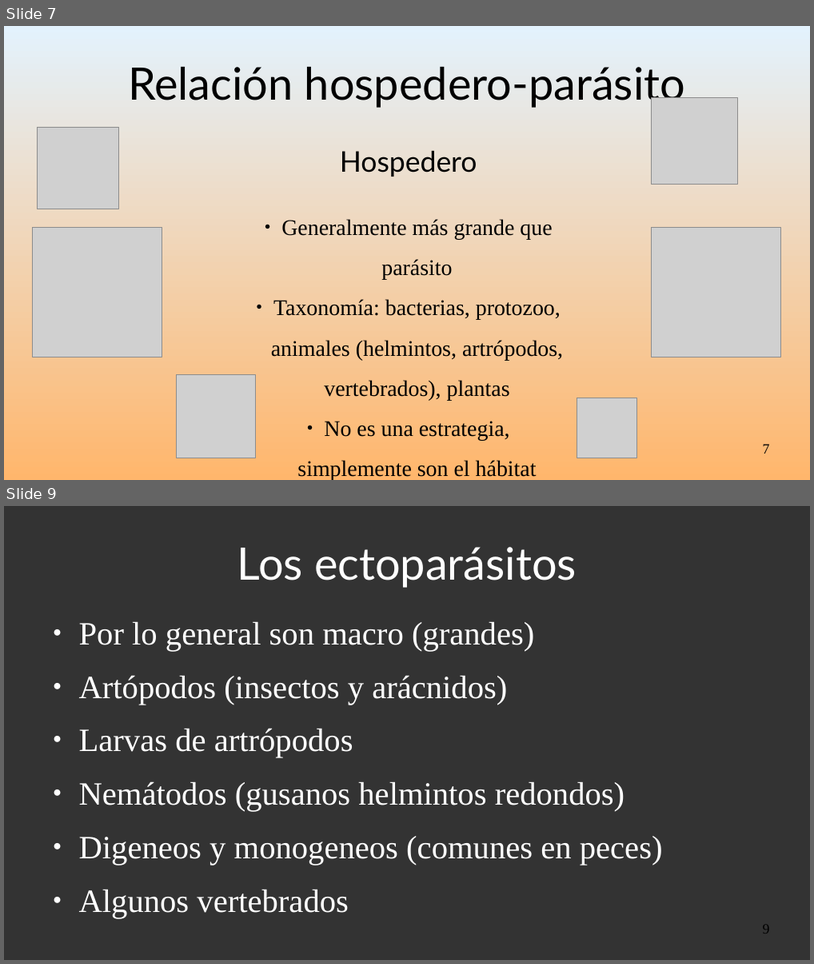
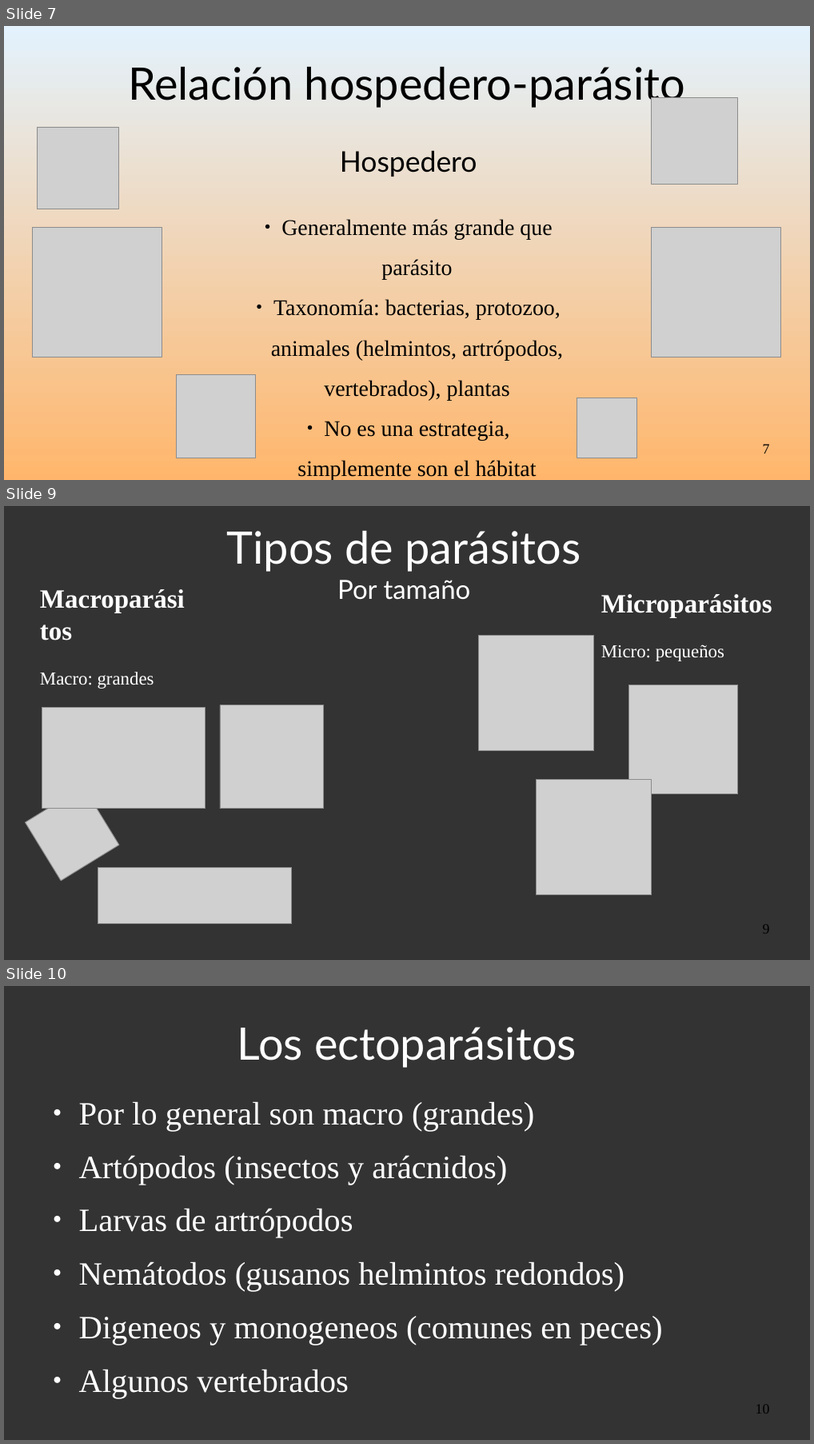
Before and after one commit to gerardommc/Medicina-Cons, a slide deck: Infecciosas.odp. Shown one above the other, each under a label of ours: slides 7 and 9 before the commit, slides 7, 9 and 10 after it; the slides between them are not shown. The pictures are 814x964 and 814x1444 pixels, drawn with LibreOffice and Linux fonts; fonts in the diff are those of the drawing; grey boxes stand for pictures. Boxes give left, top, right and bottom in pixels: in the first picture for what was removed or moved away, otherwise in the second. Text is boxed around its words. In the diff, an @@ line names an element or a change of style, - is before the commit and + after.

```diff
--- a/Infecciosas.odp
+++ b/Infecciosas.odp
@@ slide 9 added at (4, 506, 810, 960), background #333333 @@
@@ title added at (227, 531, 581, 600), 44 pt, text #FFFFFF @@
+Tipos de parásitos
+Por tamaño
@@ text added at (602, 594, 773, 661), 26 pt, text #FFFFFF, bold @@
+Microparásitos
+Micro: pequeños
@@ picture added at (480, 636, 594, 751) @@
@@ text added at (40, 672, 154, 688), 26 pt, text #FFFFFF, bold @@
+Macroparásitos
+Macro: grandes
@@ picture added at (629, 684, 738, 794) @@
@@ picture added at (42, 708, 206, 809) @@
@@ picture added at (220, 705, 323, 808) @@
@@ picture added at (25, 787, 118, 880) @@
@@ picture added at (537, 780, 652, 895) @@
@@ picture added at (98, 868, 292, 924) @@
@@ page number added at (763, 924, 770, 933), 14 pt, text #000000 @@
+9
@@ what was slide 9 is now slide 10 @@
@@ page number at (756, 1404, 770, 1413): text changed @@
-9
+10
```
Also in this commit, not shown: 2 slides changed, 2 other slides added, 1 other file.
